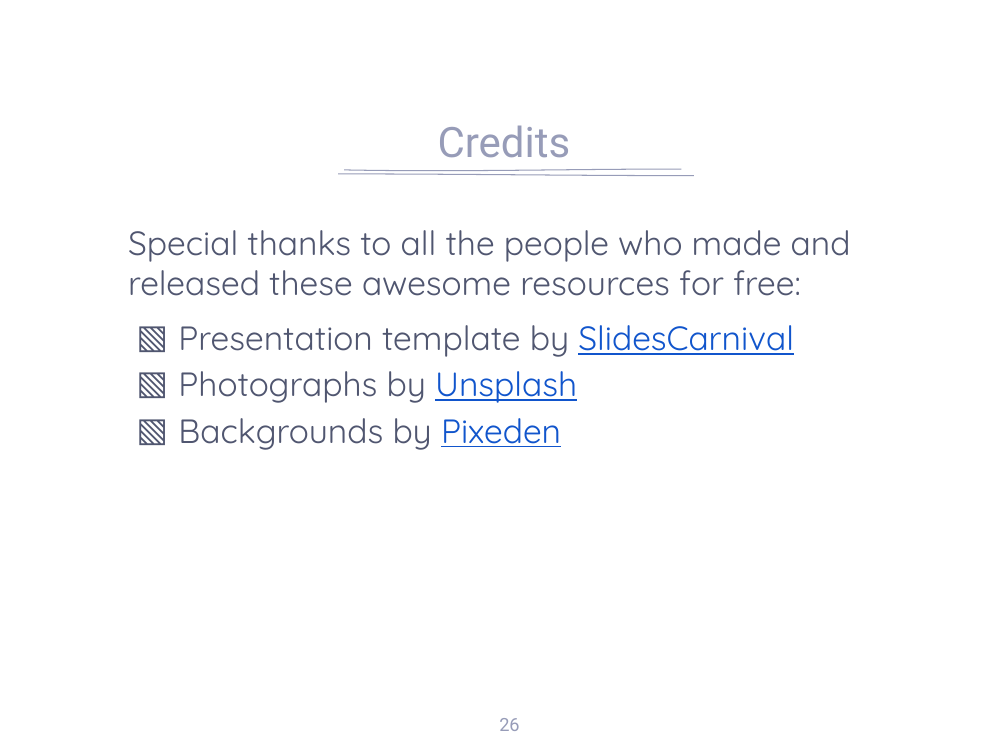
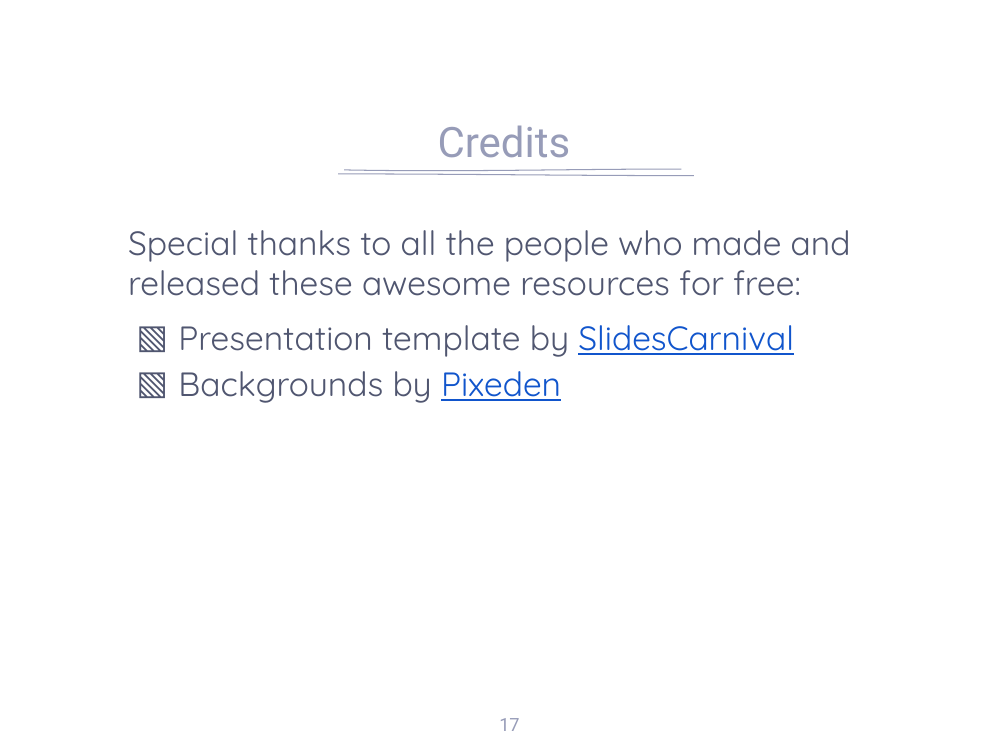
Before and after one commit to codevibess/MOW-SN, a slide deck: slide 17 of Trinculo · SlidesCarnival.pptx (slide 26 before the commit). Drawn at 1008x756 pixels with LibreOffice and Linux fonts; fonts in the diff are those of the drawing; background and template pictures are left out. Boxes give left, top, right and bottom in pixels: in the first picture for what was removed or moved away, otherwise in the second. Text is boxed around its words. In the diff, an @@ line names an element or a change of style, - is before the commit and + after.

```diff
--- a/Trinculo · SlidesCarnival.pptx
+++ b/Trinculo · SlidesCarnival.pptx
@@ text at box(178, 371, 577, 403): paragraph removed @@
-▧ Photographs by Unsplash
@@ page number at box(499, 718, 519, 731): text changed @@
-26
+17
```
Also in this commit, not shown: 3 other slides changed, 4 slides added, 16 slides removed.
